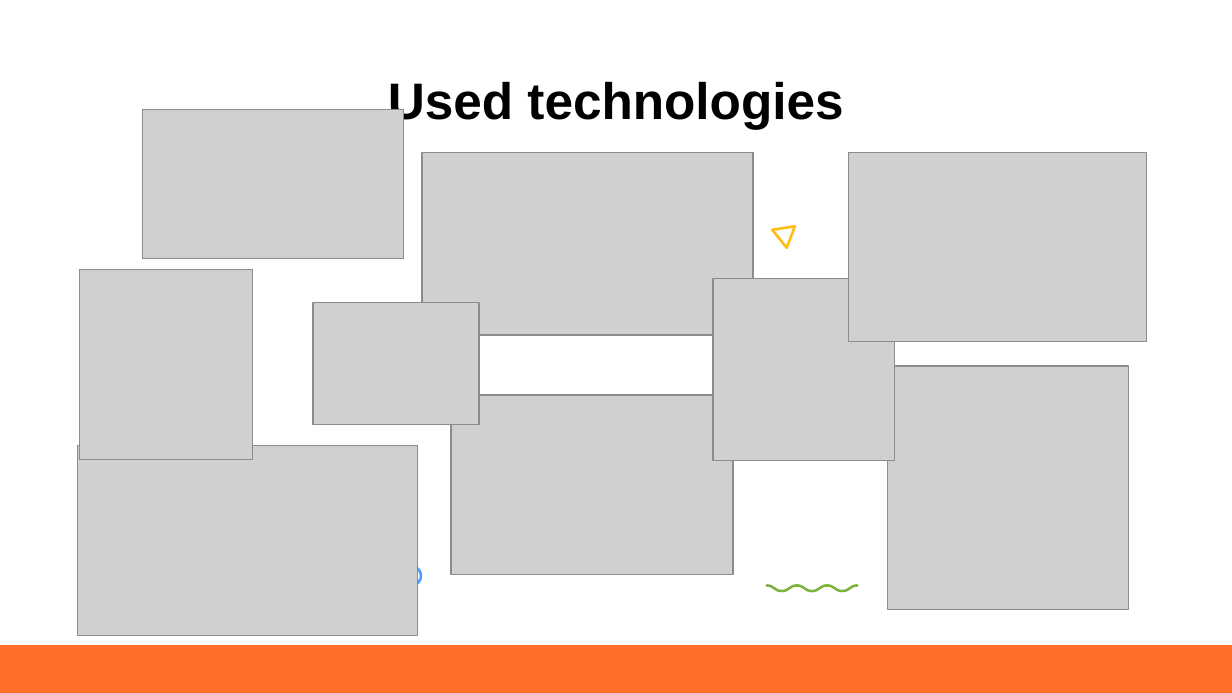
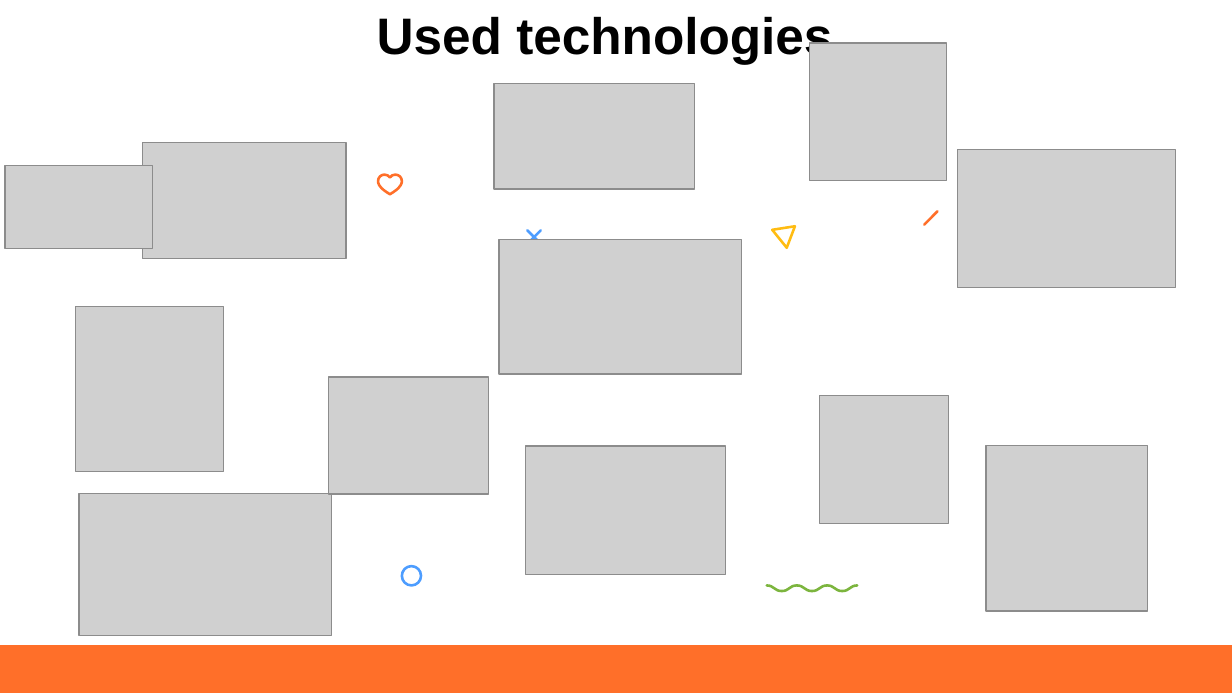
Before and after one commit to IVAndreev21/YRT, a slide deck: slide 3 of Documents/YRT.pptx (slide 4 before the commit). Drawn at 1232x693 pixels with LibreOffice and Linux fonts; fonts in the diff are those of the drawing; grey boxes stand for pictures. Boxes give left, top, right and bottom in pixels: in the first picture for what was removed or moved away, otherwise in the second. Text is boxed around its words. In the diff, an @@ line names an element or a change of style, - is before the commit and + after.

```diff
--- a/Documents/YRT.pptx
+++ b/Documents/YRT.pptx
@@ title "Used technologies": place and size @@
-title "Used technologies" at (388, 81, 843, 129)
+title "Used technologies" at (377, 16, 832, 64)
@@ picture added at (809, 43, 947, 181) @@
@@ picture added at (494, 84, 695, 188) @@
@@ picture: place and size @@
-picture at (143, 110, 404, 259)
+picture at (143, 142, 346, 257)
@@ picture: place and size @@
-picture at (849, 153, 1147, 341)
+picture at (957, 149, 1175, 287)
@@ picture added at (5, 166, 153, 249) @@
@@ group added at (378, 175, 938, 244): 4 freeform shapes @@
@@ picture: place and size @@
-picture at (423, 153, 754, 335)
+picture at (499, 240, 742, 375)
@@ picture: place and size @@
-picture at (79, 270, 253, 460)
+picture at (75, 307, 223, 472)
@@ picture: place and size @@
-picture at (313, 303, 479, 425)
+picture at (329, 377, 488, 494)
@@ picture: place and size @@
-picture at (713, 278, 894, 460)
+picture at (819, 395, 949, 524)
@@ picture: place and size @@
-picture at (451, 395, 733, 575)
+picture at (525, 446, 726, 574)
@@ picture: place and size @@
-picture at (887, 366, 1127, 610)
+picture at (986, 446, 1147, 611)
@@ picture: place and size @@
-picture at (78, 445, 418, 634)
+picture at (79, 494, 331, 636)
```
Also in this commit, not shown: 3 other slides changed, 1 slide added, 16 other files.
